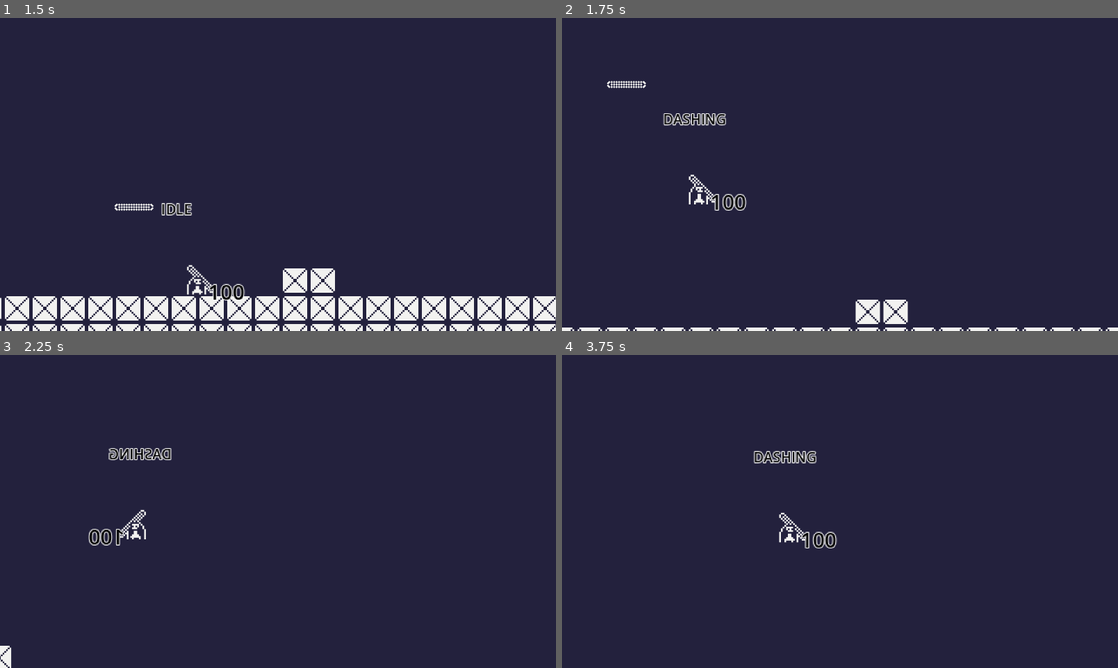
Above: before the commit, frames 1-4 (two rows, left to right).
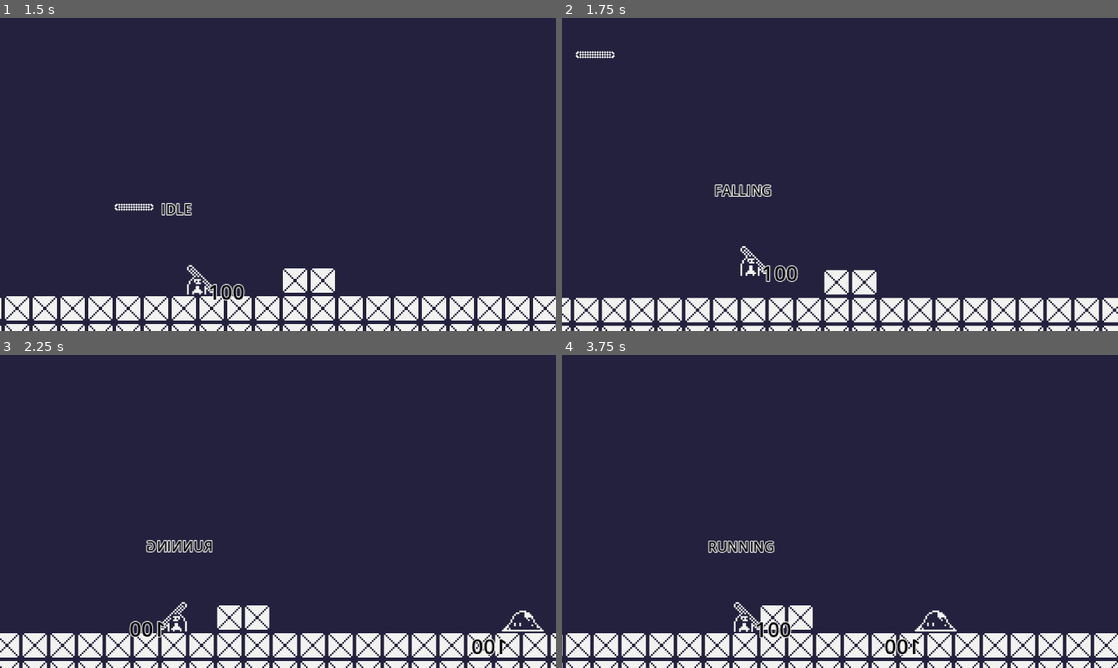
Above: after the commit, the same moments.

Repository: themoeboy/project-memory
Game: Godot game, scene res://src/main.tscn
The game is run twice, just before and just after one commit, with the same random seed, the same clock (stepped at 60 frames per second) and the same inputs.
Inputs (mouse positions are in pixels of both pictures, inside the frame that each line leads up to):
- Up to frame 1 (1.5 s): move the mouse to (400, 158) at 0.52 s; hold D (move_right) from 0.53 s (still down); tap Shift (dash) at 0.6 s; tap Space (jump) at 0.77 s; right-click (400, 158) at 0.8 s; move the mouse to (166, 190) at 1.27 s; right-click (166, 190) at 1.35 s
- Up to frame 2 (1.75 s): keep holding D (move_right); tap Space (jump) at 1.52 s; tap Shift (dash) at 1.55 s
- Up to frame 3 (2.25 s): move the mouse to (333, 442) at 2.02 s; release D (move_right) at 2.03 s; hold A (move_left) from 2.03 s (still down); tap Shift (dash) at 2.1 s
- Up to frame 4 (3.75 s): right-click (895, 442) at 2.3 s; move the mouse to (812, 574) at 2.77 s; release A (move_left) at 2.78 s; hold D (move_right) from 2.78 s (still down); right-click (812, 574) at 2.85 s; tap Space (jump) at 3.02 s; tap Shift (dash) at 3.05, 3.6 s; move the mouse to (1006, 558) at 3.52 s

Frame 1 is identical in both runs. In frame 2, 9.6% of the frame differs, in the area x 0-100%, y 10-100%; in frame 3, 10%; in frame 4, 10%, in the area x 0-100%, y 30-100%.
Error before the commit: Invalid operands 'Nil' and 'Vector2' in operator '-'. (res://src/player/player.gd:238)

Commit message:
Polearm dash handling

Diff:
--- a/src/helpers/util.gd
+++ b/src/helpers/util.gd
@@ -2,6 +2,8 @@
 
 var player_pos
 var polearm_pos
+var polearm_paused_pos
+var can_dash : bool = false
 
 func freeze_frame(timescale: float, duration: float ) -> void:
 	Engine.time_scale = timescale
--- a/src/player/player.gd
+++ b/src/player/player.gd
@@ -27,6 +27,7 @@
 var can_double_jump = true
 var input_direction = 0
 var last_direction = 1
+var polearm_instance
 
 
 @onready var ray_cast_2d_left = $RayCast2D_left
@@ -188,13 +189,16 @@
 	set_collision_layer_value(1, false)
 	set_collision_mask_value(2, false)
 
-	if dash_timer <= 0:
+	var polearm_pos = UTIL.polearm_paused_pos if UTIL.polearm_paused_pos != null else UTIL.polearm_pos
+
+	if dash_timer <= 0 or global_position.distance_to(polearm_pos) < 1:
 		hitbox_area.monitoring = true  # Be immune to damage on dash
 		dash_attack_area.monitoring = false  # Disable attack after dash ends
 		current_state = ENUMS.player_state.IDLE
 		set_collision_layer_value(1, true)  # Disable collision on layer 0
 		set_collision_mask_value(2 , true)   # Stop detecting layer 0
-		velocity.x = pre_dash_velocity
+		velocity = Vector2.ZERO
+		global_position = UTIL.polearm_pos
 
 func handle_double_jumping_state(delta):
 	handle_jumping_state(delta)
@@ -235,14 +239,24 @@
 	current_state = ENUMS.player_state.DOUBLE_JUMPING
 
 func dash():
-	var to_polearm = (UTIL.polearm_pos - global_position).normalized()
-
-	current_state = ENUMS.player_state.DASHING
-	dash_attack_area.monitoring = true  # Enable attack detection
-	dash_timer = DASH_TIME
-
-	# Apply velocity toward polearm
-	velocity = to_polearm * DASH_SPEED
+	if(UTIL.can_dash):
+		var to_polearm_vec = Vector2(0,0)
+
+		if UTIL.polearm_paused_pos:
+			to_polearm_vec = UTIL.polearm_paused_pos - global_position
+		else:
+			to_polearm_vec = UTIL.polearm_pos - global_position
+		var distance = to_polearm_vec.length()
+		var direction = to_polearm_vec.normalized()
+
+		current_state = ENUMS.player_state.DASHING
+		dash_attack_area.monitoring = true
+
+		if polearm_instance:
+			polearm_instance.queue_free()
+
+		velocity = direction * DASH_SPEED
+		dash_timer = distance / DASH_SPEED  # Duration needed
 
 func handle_direction():
 	if input_direction != 0 and input_direction != last_direction:
@@ -275,7 +289,7 @@
 
 func shoot_projectile():
 	throw_timer = THROW_TIME
-	var polearm_instance = polearm.instantiate()
+	polearm_instance = polearm.instantiate()
 	polearm_instance.damage = POLEARM_THROW_DAMAGE
 	get_tree().current_scene.add_child(polearm_instance)
 
--- a/src/player/player.tscn
+++ b/src/player/player.tscn
@@ -7,6 +7,21 @@
 [ext_resource type="PackedScene" uid="uid://dne4rabaer156" path="res://src/helpers/health.tscn" id="4_244u8"]
 [ext_resource type="Script" uid="uid://b8l7epw8fyidg" path="res://src/player/hitbox.gd" id="5_5f2sf"]
 [ext_resource type="Script" uid="uid://buk6lsoqwwf6r" path="res://src/player/test.gd" id="6_jiejy"]
+
+[sub_resource type="Animation" id="Animation_x42xx"]
+length = 0.001
+tracks/0/type = "value"
+tracks/0/imported = false
+tracks/0/enabled = true
+tracks/0/path = NodePath("sprite:frame")
+tracks/0/interp = 1
+tracks/0/loop_wrap = true
+tracks/0/keys = {
+"times": PackedFloat32Array(0),
+"transitions": PackedFloat32Array(1),
+"update": 1,
+"values": [0]
+}
 
 [sub_resource type="Animation" id="Animation_o822w"]
 resource_name = "idle"
@@ -23,21 +38,6 @@
 "transitions": PackedFloat32Array(1, 1, 1),
 "update": 1,
 "values": [0, 2, 1]
-}
-
-[sub_resource type="Animation" id="Animation_x42xx"]
-length = 0.001
-tracks/0/type = "value"
-tracks/0/imported = false
-tracks/0/enabled = true
-tracks/0/path = NodePath("sprite:frame")
-tracks/0/interp = 1
-tracks/0/loop_wrap = true
-tracks/0/keys = {
-"times": PackedFloat32Array(0),
-"transitions": PackedFloat32Array(1),
-"update": 1,
-"values": [0]
 }
 
 [sub_resource type="AnimationLibrary" id="AnimationLibrary_x42xx"]
@@ -68,6 +68,7 @@
 script = ExtResource("1_s5dbj")
 GRAVITY = 1500.0
 JUMP_FORCE = -300.0
+DASH_SPEED = 800.0
 THROW_TIME = 0.1
 
 [node name="animation" type="AnimationPlayer" parent="."]
--- a/src/player/polearm.gd
+++ b/src/player/polearm.gd
@@ -46,9 +46,12 @@
 					position += direction * current_speed * delta
 
 			ENUMS.polearm_state.PAUSE:  #  Hang Phase
+				UTIL.polearm_paused_pos = position
+				UTIL.can_dash = true
 				if recoil_timer <= 0:
 					recoil_phase = ENUMS.polearm_state.RETURN
 					recoiling = true
+					UTIL.can_dash = false
 					current_speed = 0
 				# No movement during hang
 
--- a/src/player/polearm.tscn
+++ b/src/player/polearm.tscn
@@ -18,6 +18,7 @@
 position = Vector2(0, 2.38419e-07)
 rotation = -3.92699
 script = ExtResource("1_fgjkf")
+recoil_pause_duration = 0.75
 turn_speed = 10.0
 arc_weight = 0.25
 shrink_rate = 15.0
